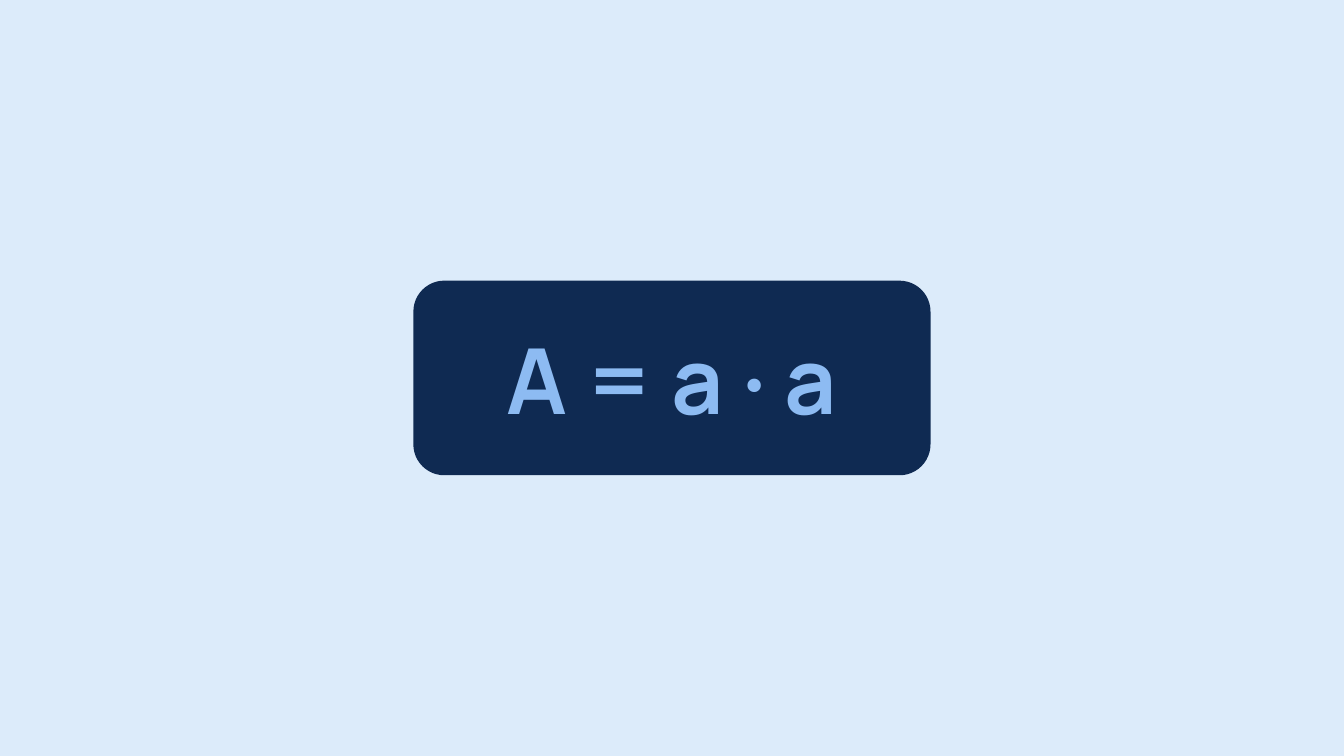
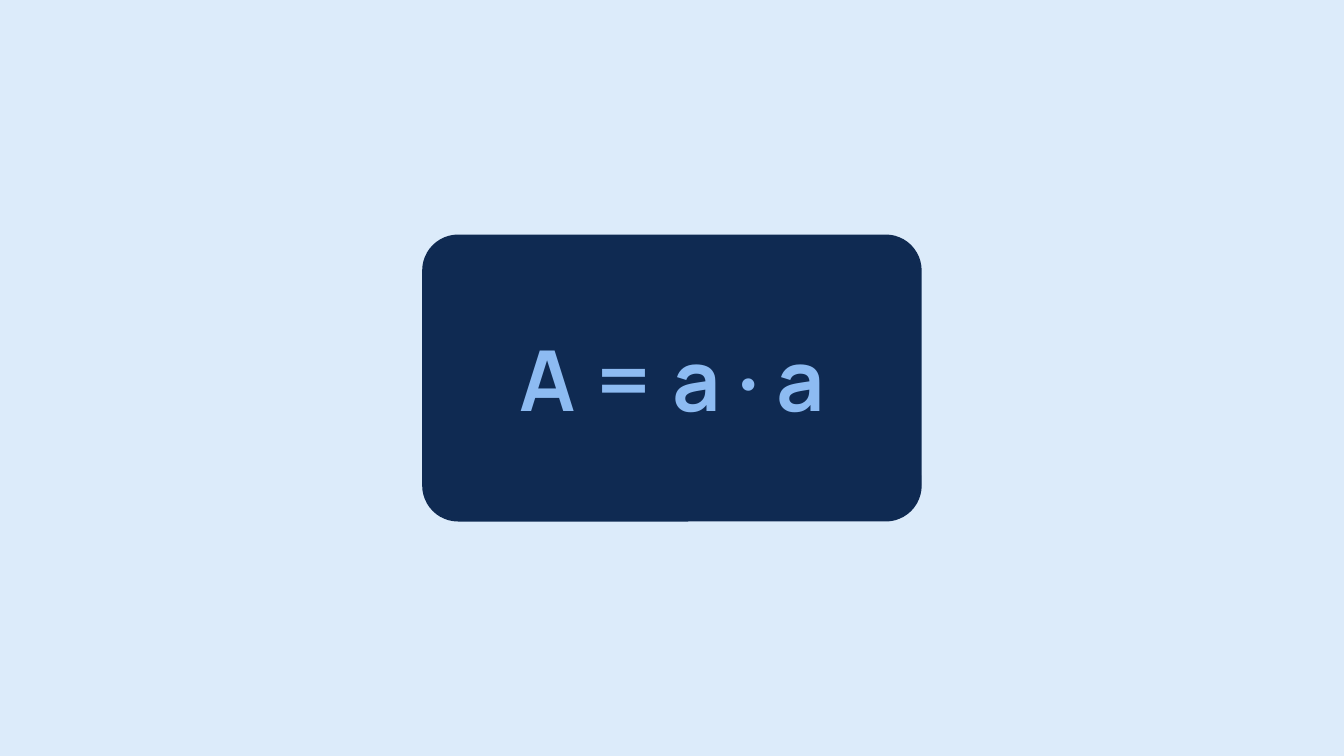
Before and after one commit to arminheske/claudecloud, a slide deck: slide 2 of videoslides/flaecheninhalt-formeln.pptx. Drawn at 1344x756 pixels with LibreOffice and Linux fonts; fonts in the diff are those of the drawing. Boxes give left, top, right and bottom in pixels: in the first picture for what was removed or moved away, otherwise in the second. Text is boxed around its words. In the diff, an @@ line names an element or a change of style, - is before the commit and + after.

```diff
--- a/videoslides/flaecheninhalt-formeln.pptx
+++ b/videoslides/flaecheninhalt-formeln.pptx
@@ rounded rectangle: place and size @@
-rounded rectangle at [414, 281, 931, 475]
+rounded rectangle at [423, 235, 922, 520]
@@ rounded rectangle at [423, 235, 922, 520]: proportions changed @@
@@ text "A = a · a": place and size @@
-text "A = a · a" at [506, 348, 837, 416]
+text "A = a · a" at [519, 350, 824, 412]
@@ text "A = a · a" at [519, 350, 824, 412]: size 65 to 60 pt @@
```
Also in this commit, not shown: 11 other slides changed, 13 other files.
